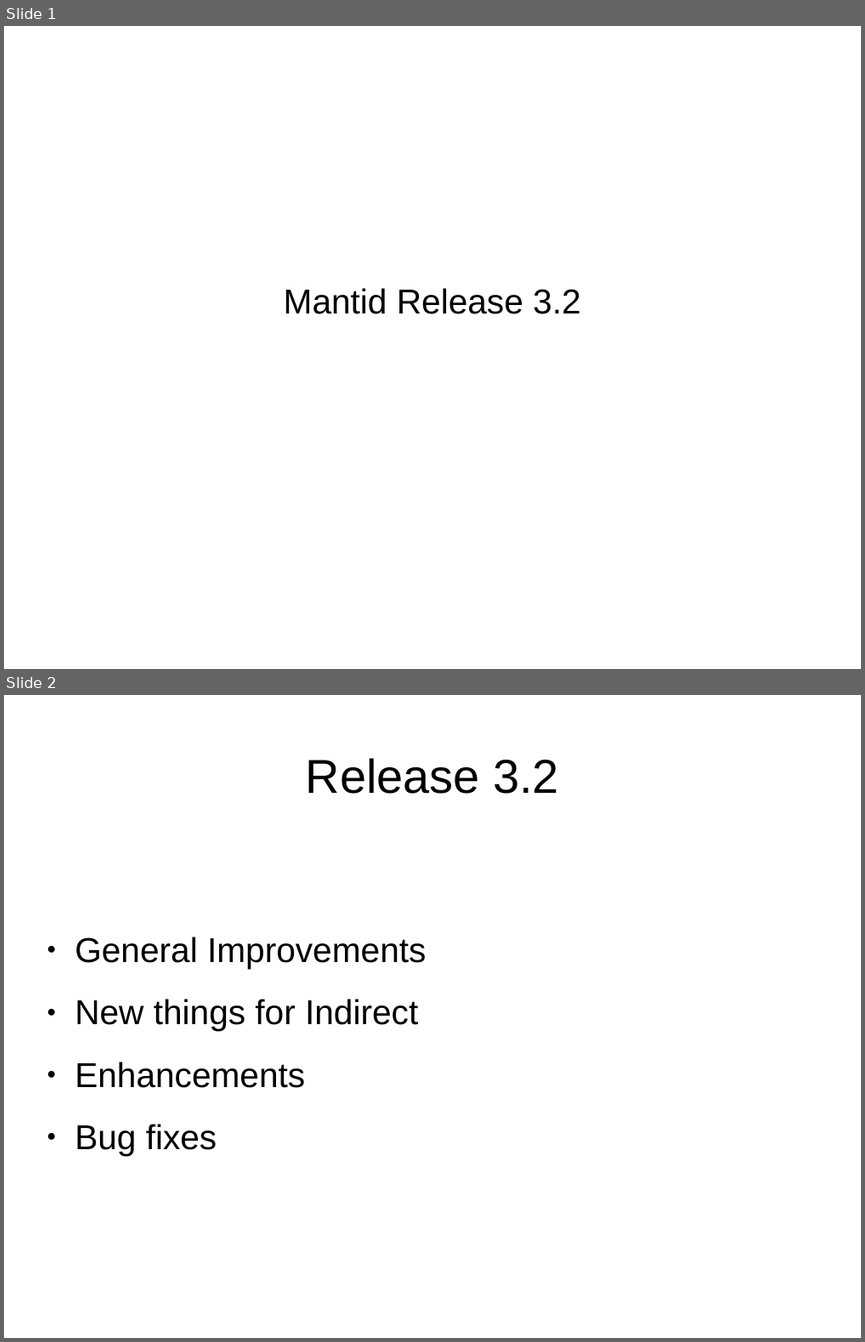
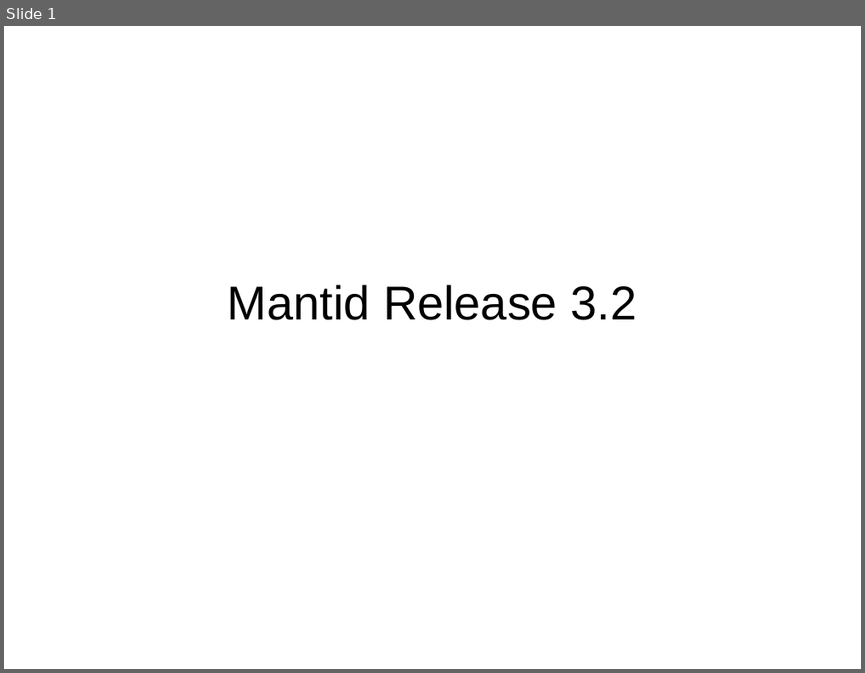
Before and after one commit to samueljackson92/documents, a slide deck: RAL/msg_presentation.odp. Shown one above the other, each under a label of ours: slides 1 and 2 before the commit, slide 1 after it. The pictures are 865x1342 and 865x673 pixels, drawn with LibreOffice and Linux fonts; fonts in the diff are those of the drawing. Boxes give left, top, right and bottom in pixels: in the first picture for what was removed or moved away, otherwise in the second. Text is boxed around its words. In the diff, an @@ line names an element or a change of style, - is before the commit and + after.

```diff
--- a/RAL/msg_presentation.odp
+++ b/RAL/msg_presentation.odp
@@ slide 2 removed at [4,695,861,1338], background #FFFFFF @@
@@ title removed at [306,758,559,794] @@
-Release 3.2
@@ subtitle removed at [75,936,426,1156] @@
-● General Improvements
-● New things for Indirect
-● Enhancements
-● Bug fixes
@@ slide 1 changed as well @@
@@ subtitle "Mantid Release 3.2" at [228,284,636,320]: size 32 to 44 pt @@
```
Also in this commit, not shown: 14 slides added, 1 other slide removed.
